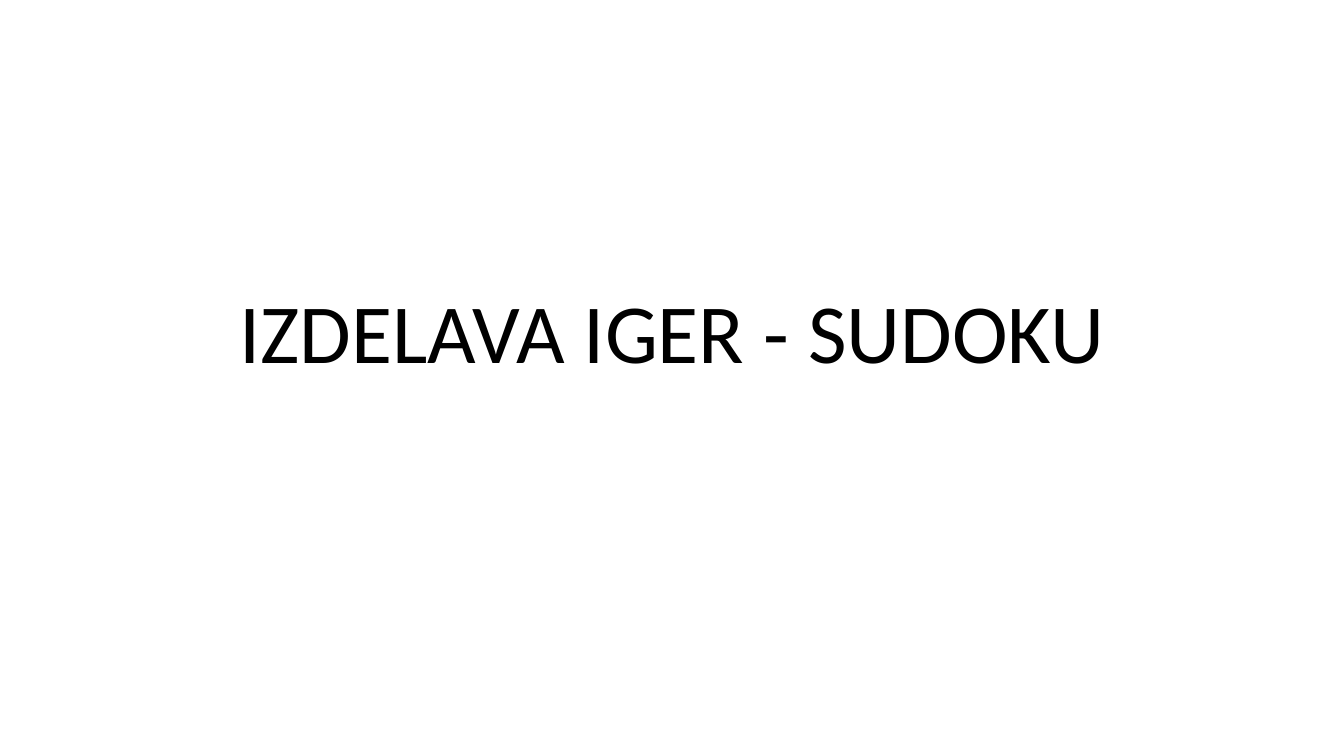
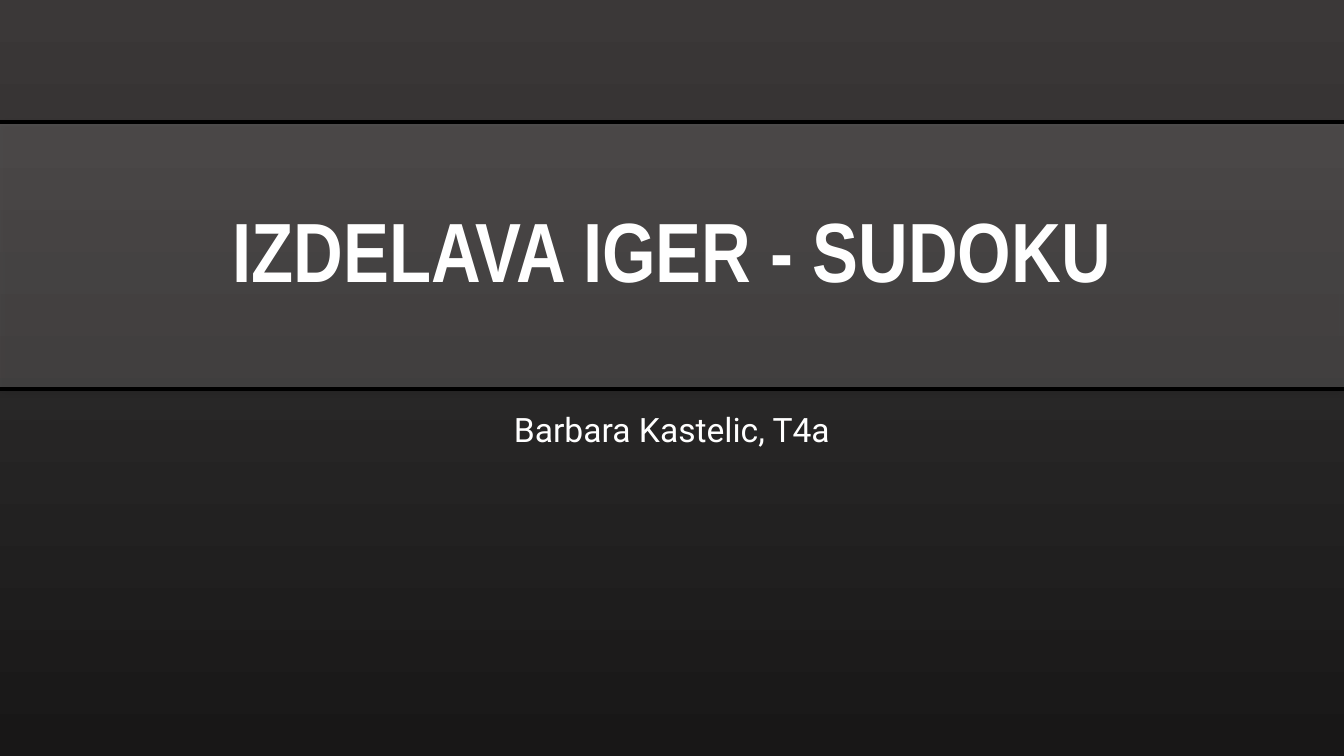
Before and after one commit to Barbie3/MaturitenaNaloga, a slide deck: slide 1 of IZDELAVA IGER - SUDOKU.pptx. Drawn at 1344x756 pixels with LibreOffice and Linux fonts; fonts in the diff are those of the drawing. Boxes give left, top, right and bottom in pixels: in the first picture for what was removed or moved away, otherwise in the second. Text is boxed around its words. In the diff, an @@ line names an element or a change of style, - is before the commit and + after.

```diff
--- a/IZDELAVA IGER - SUDOKU.pptx
+++ b/IZDELAVA IGER - SUDOKU.pptx
@@ background #FFFFFF to gradient #3B3838 to #181717 @@
@@ rectangle added at [0,122,1344,389], fill #FFFFFF at 12% opacity @@
@@ line added from (0, 122) to (1344, 122), #000000 3 pt @@
@@ title "IZDELAVA IGER - SUDOKU" at [233,223,1111,283]: font Calibri to Arial Narrow, text colour #000000 to #FFFFFF, bold on; vertical alignment bottom to middle @@
@@ line added from (0, 389) to (1344, 389), #000000 3 pt @@
@@ subtitle added at [514,416,830,447], 24 pt, text #FFFFFF @@
+Barbara Kastelic, T4a
```
Also in this commit, not shown: 6 other slides changed, 9 slides added.
